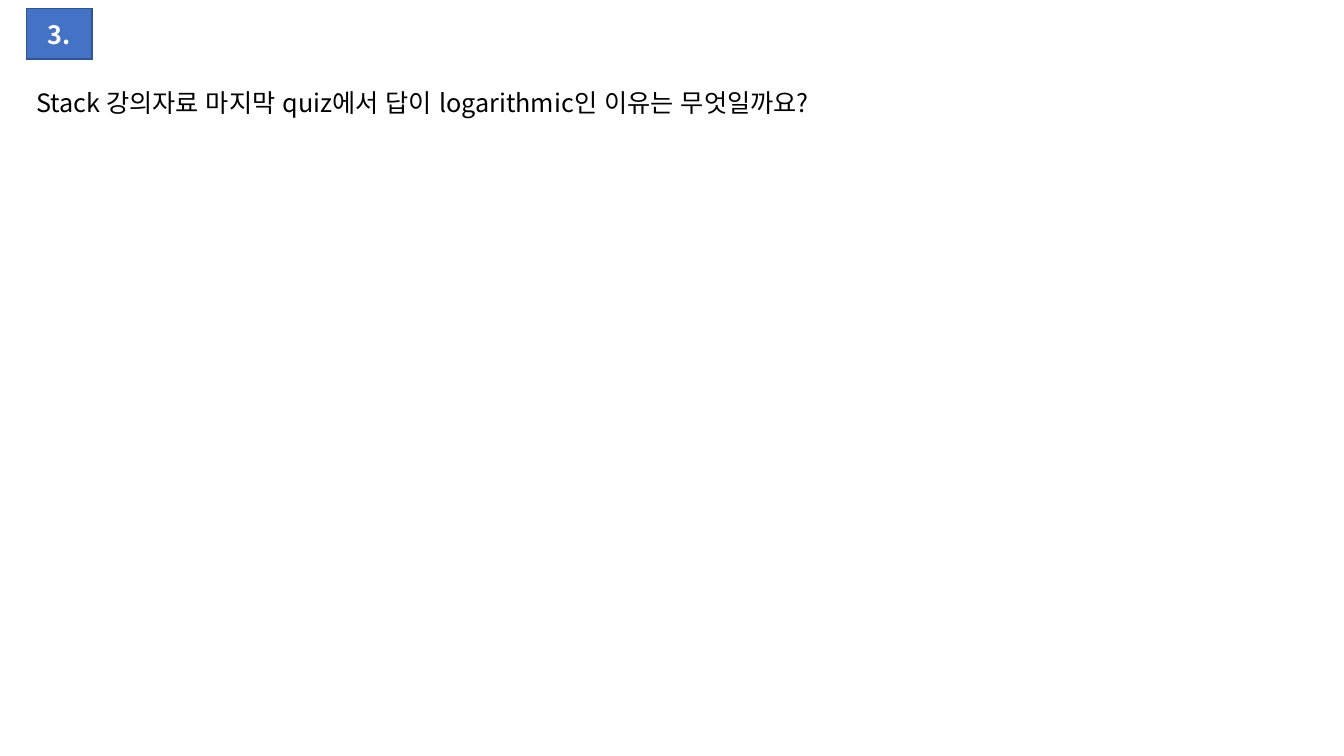
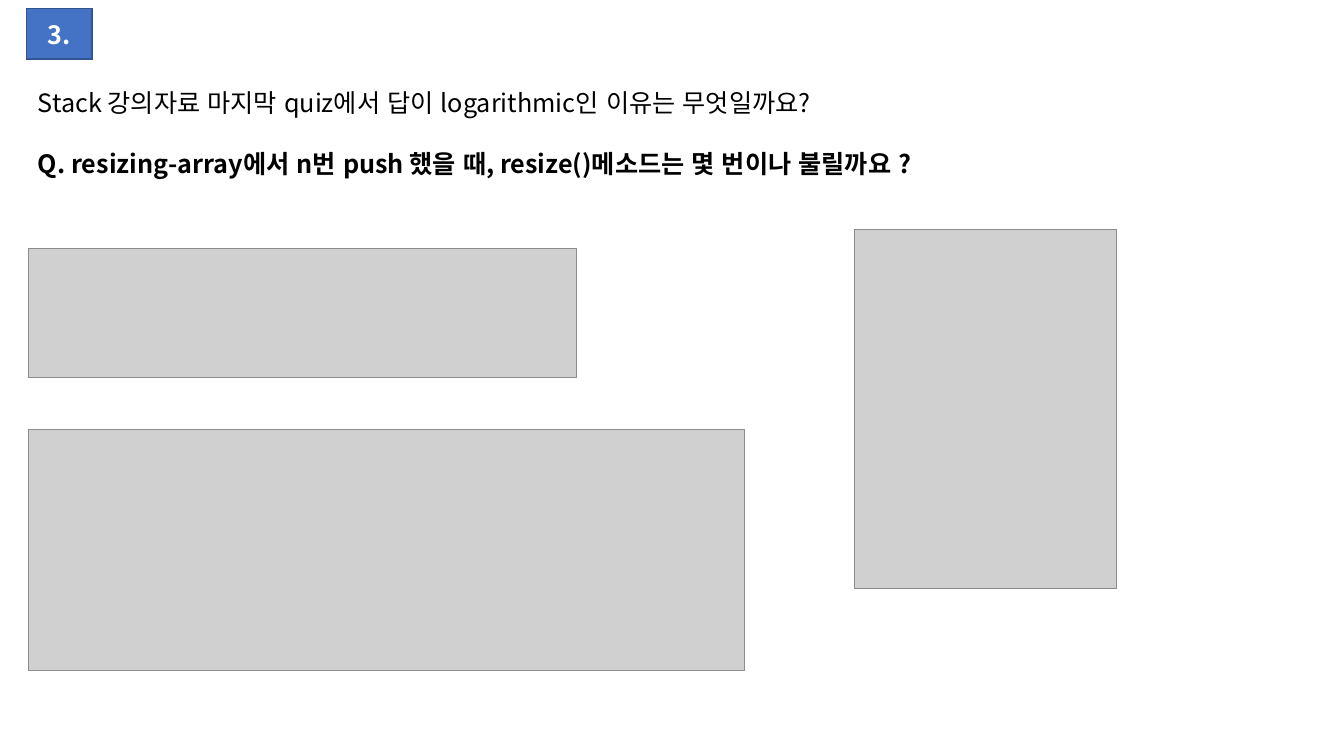
Before and after one commit to tjfruddnjs1/3-2Algorithm, a slide deck: slide 9 of 2차과제/201613998 설경원 2차 과제.pptx. Drawn at 1344x756 pixels with LibreOffice and Linux fonts; fonts in the diff are those of the drawing; grey boxes stand for pictures. Boxes give left, top, right and bottom in pixels: in the first picture for what was removed or moved away, otherwise in the second. Text is boxed around its words. In the diff, an @@ line names an element or a change of style, - is before the commit and + after.

```diff
--- a/2차과제/201613998 설경원 2차 과제.pptx
+++ b/2차과제/201613998 설경원 2차 과제.pptx
@@ text at (38,152,891,179): paragraph added @@
+Q. resizing-array에서 n번 push 했을 때, resize()메소드는 몇 번이나 불릴까요 ?
@@ picture added at (855,230,1116,589) @@
@@ picture added at (28,249,577,378) @@
@@ picture added at (28,430,745,670) @@
```
Also in this commit, not shown: 2 slides added.
